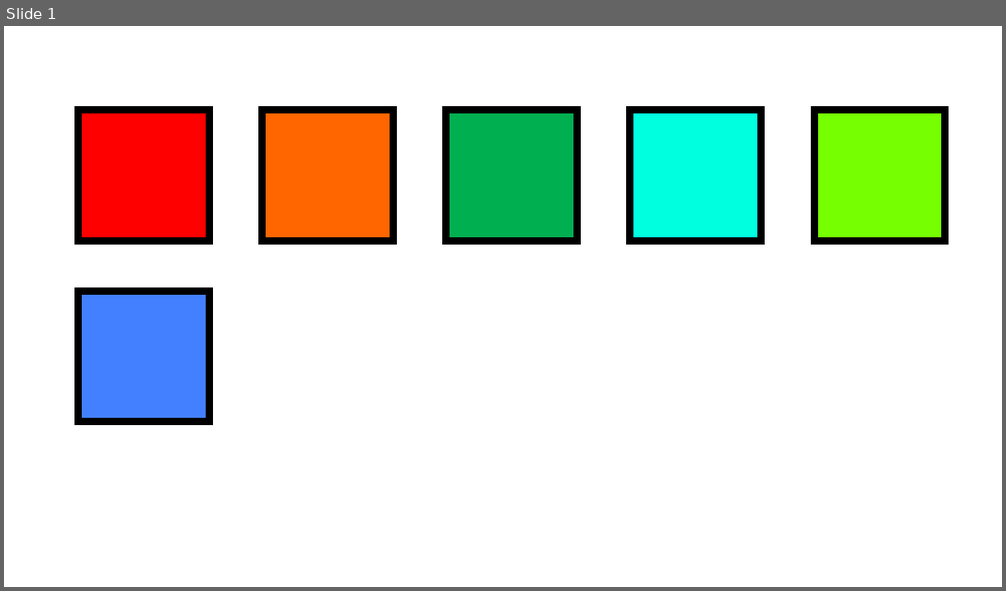
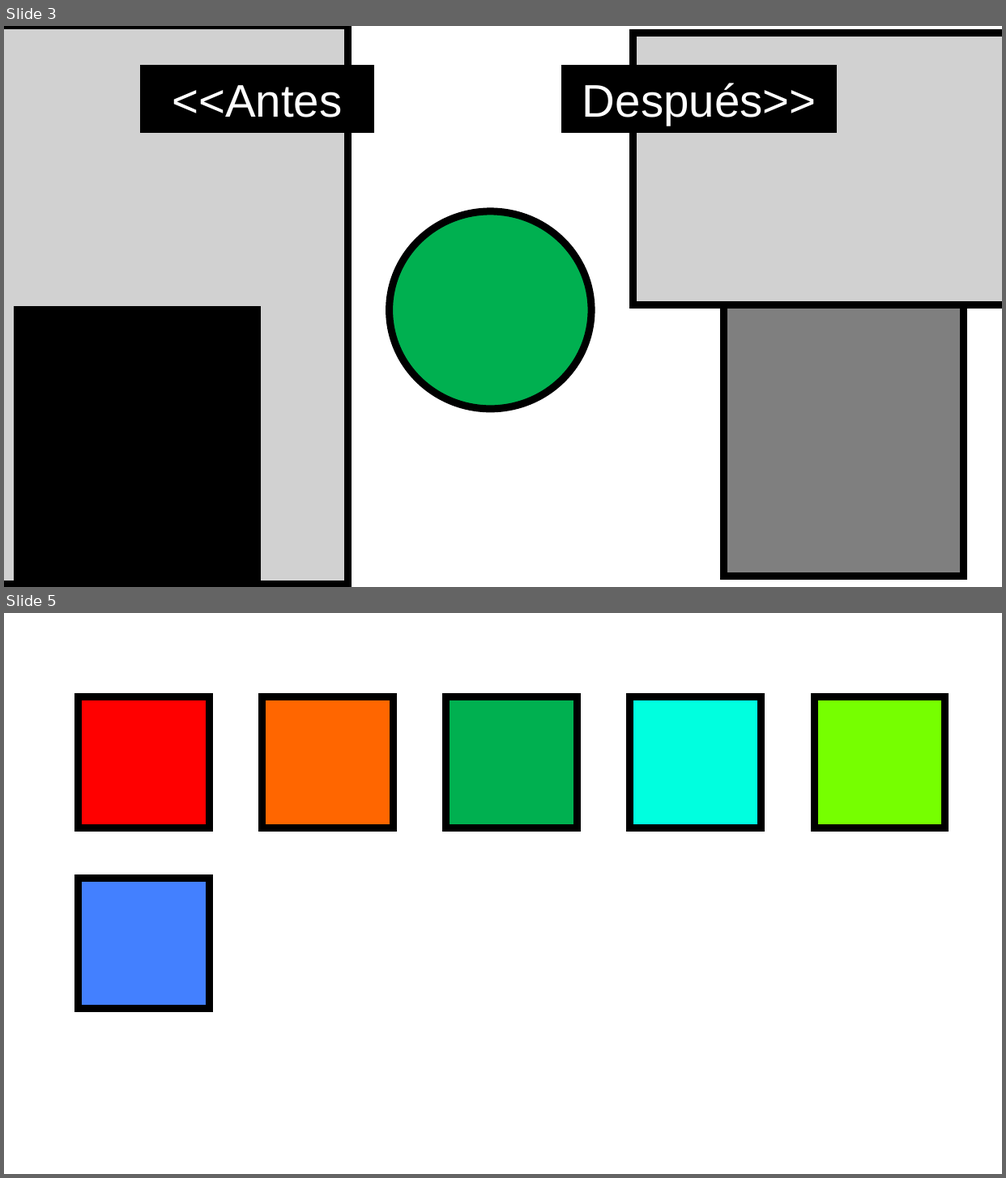
Before and after one commit to JoqTheJJ/IC-8048-Simulador_Virus, a slide deck: Documentacion/Sprites o imagenes/Sprites.pptx. Shown one above the other, each under a label of ours: slide 1 before the commit, slides 3 and 5 after it; the slides between them are not shown. The pictures are 1006x591 and 1006x1178 pixels, drawn with LibreOffice and Linux fonts; fonts in the diff are those of the drawing. Boxes give left, top, right and bottom in pixels: in the first picture for what was removed or moved away, otherwise in the second. Text is boxed around its words. In the diff, an @@ line names an element or a change of style, - is before the commit and + after.

```diff
--- a/Documentacion/Sprites o imagenes/Sprites.pptx
+++ b/Documentacion/Sprites o imagenes/Sprites.pptx
@@ slide 3 added at <box>4,26,1002,587</box>, background #FFFFFF @@
@@ rectangle added at <box>4,26,348,585</box>, fill #D1D1D1, outline #000000 7 pt @@
@@ rectangle added at <box>633,32,1002,305</box>, fill #D1D1D1, outline #000000 7 pt @@
@@ rectangle added at <box>144,68,370,130</box>, fill #000000, outline #000000 7 pt, 44 pt, text #FFFFFF @@
+<<Antes
@@ rectangle added at <box>565,68,834,130</box>, fill #000000, outline #000000 7 pt, 44 pt, text #FFFFFF @@
+Después>>
@@ ellipse added at <box>390,211,592,409</box>, fill #00B050, outline #000000 7 pt @@
@@ rectangle added at <box>17,310,257,583</box>, fill #000000, outline #000000 7 pt @@
@@ rectangle added at <box>723,304,964,576</box>, fill #000000 at 50% opacity, outline #000000 7 pt @@
@@ what was slide 1 is now slide 5 @@
```
Also in this commit, not shown: 3 other slides added, 6 other files.
